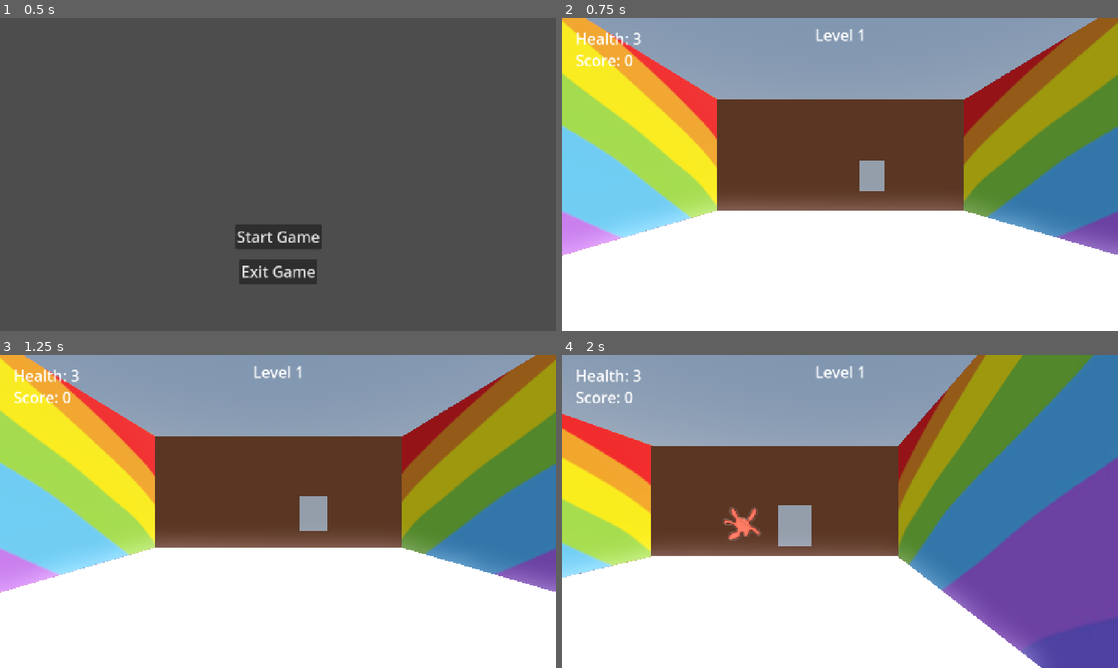
Above: before the commit, frames 1-4 (two rows, left to right).
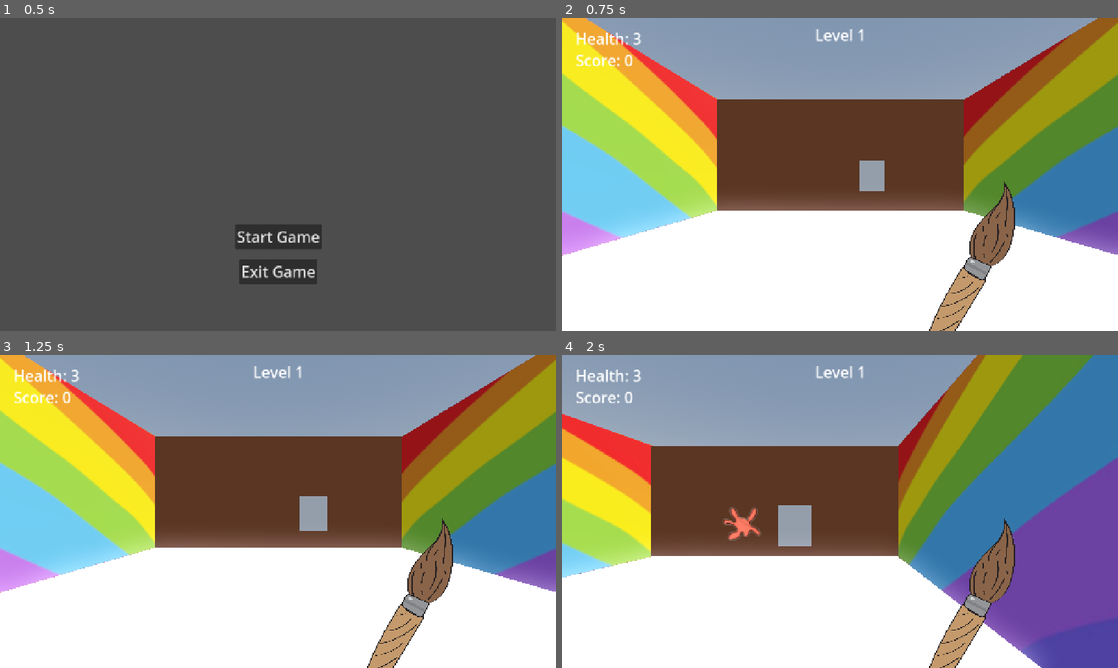
Above: after the commit, the same moments.

Repository: Ava-TU/ShooterGame_Assignment
Game: Godot game, scene res://Scenes/startScreen.tscn
Same seed, same stepped clock (60 frames per second), same inputs: the game is played once before the commit and once after it.
Inputs (mouse positions are in pixels of both pictures, inside the frame that each line leads up to):
- Up to frame 1 (0.5 s): no input
- Up to frame 2 (0.75 s): click "Start Game" at 0.5 s
- Up to frame 3 (1.25 s): no input
- Up to frame 4 (2 s): tap Enter (ui_accept) at 1.25, 1.52 s; move the mouse to (962, 495) at 1.27 s; hold D (right) from 1.28 s (still down); click (962, 495) at 1.35 s

Frame 1 is identical in both runs. In frame 2, 2.5% of the frame differs, in the area x 66-82%, y 52-100%; in frame 3, 2.5%; in frame 4, 2.5%.

Commit message:
Added in paintbrush & its animation

Diff:
--- a/shooter_assignment/Scenes/Level.tscn
+++ b/shooter_assignment/Scenes/Level.tscn
@@ -1,9 +1,11 @@
-[gd_scene load_steps=29 format=3 uid="uid://c0nxs5pr1f0nm"]
+[gd_scene load_steps=35 format=3 uid="uid://c0nxs5pr1f0nm"]
 
 [ext_resource type="Script" uid="uid://8daxxtrnymyh" path="res://Scripts/character_body_3d.gd" id="1_0ba56"]
 [ext_resource type="Script" uid="uid://bsywtbe5myvn0" path="res://Scripts/Global.gd" id="1_133si"]
 [ext_resource type="Script" uid="uid://dsir5hxykiykw" path="res://Scripts/level.gd" id="1_vsvp5"]
+[ext_resource type="Texture2D" uid="uid://23sevxntbggi" path="res://Sprites/PaintbrushFrameOne.png" id="2_b10nm"]
 [ext_resource type="PackedScene" uid="uid://1hqernw13xk1" path="res://Modules/canvas1.tscn" id="2_tj5wv"]
+[ext_resource type="Script" uid="uid://ck40pt3ragnx6" path="res://Scenes/paintbrush_anim.gd" id="3_fhlu0"]
 [ext_resource type="PackedScene" uid="uid://b0u8o58y6hb3a" path="res://Modules/canvas2.tscn" id="3_ienac"]
 [ext_resource type="PackedScene" uid="uid://dpjgjcup7kugf" path="res://Modules/canvas3.tscn" id="4_5rrr5"]
 [ext_resource type="PackedScene" uid="uid://c4euft6u77gs7" path="res://Modules/canvas4.tscn" id="5_or7tv"]
@@ -11,6 +13,72 @@
 [ext_resource type="Texture2D" uid="uid://cup1nymyvkhxi" path="res://Textures/RainbowTexture.jpg" id="8_5rrr5"]
 [ext_resource type="AudioStream" uid="uid://3yp78dvtl3db" path="res://Sounds/Mozart's The Magic Flute (Overture), K. 620 - WOLFGANG AMADEUS MOZART #music #classical.mp3" id="9_esopp"]
 [ext_resource type="AudioStream" uid="uid://rmyqq8qtj6l1" path="res://Sounds/PaintSplat.wav" id="10_133si"]
+
+[sub_resource type="Animation" id="Animation_fhlu0"]
+resource_name = "PaintbrushIdle"
+loop_mode = 1
+tracks/0/type = "value"
+tracks/0/imported = false
+tracks/0/enabled = true
+tracks/0/path = NodePath("PaintbrushOne:position")
+tracks/0/interp = 1
+tracks/0/loop_wrap = true
+tracks/0/keys = {
+"times": PackedFloat32Array(0, 0.5, 1),
+"transitions": PackedFloat32Array(1, 1, 1),
+"update": 0,
+"values": [Vector2(949, 567), Vector2(949, 544), Vector2(949, 567)]
+}
+
+[sub_resource type="Animation" id="Animation_b10nm"]
+length = 0.001
+tracks/0/type = "value"
+tracks/0/imported = false
+tracks/0/enabled = true
+tracks/0/path = NodePath("PaintbrushOne:position")
+tracks/0/interp = 1
+tracks/0/loop_wrap = true
+tracks/0/keys = {
+"times": PackedFloat32Array(0),
+"transitions": PackedFloat32Array(1),
+"update": 0,
+"values": [Vector2(949, 567)]
+}
+tracks/1/type = "value"
+tracks/1/imported = false
+tracks/1/enabled = true
+tracks/1/path = NodePath("PaintbrushOne:rotation")
+tracks/1/interp = 1
+tracks/1/loop_wrap = true
+tracks/1/keys = {
+"times": PackedFloat32Array(0),
+"transitions": PackedFloat32Array(1),
+"update": 0,
+"values": [0.0]
+}
+
+[sub_resource type="Animation" id="Animation_nrlyp"]
+resource_name = "PaintbrushClick"
+length = 0.2
+tracks/0/type = "value"
+tracks/0/imported = false
+tracks/0/enabled = true
+tracks/0/path = NodePath("PaintbrushOne:rotation")
+tracks/0/interp = 1
+tracks/0/loop_wrap = true
+tracks/0/keys = {
+"times": PackedFloat32Array(0, 0.1, 0.2),
+"transitions": PackedFloat32Array(1, 1, 1),
+"update": 0,
+"values": [0.0, -0.865329, 0.0]
+}
+
+[sub_resource type="AnimationLibrary" id="AnimationLibrary_bktio"]
+_data = {
+&"PaintbrushClick": SubResource("Animation_nrlyp"),
+&"PaintbrushIdle": SubResource("Animation_fhlu0"),
+&"RESET": SubResource("Animation_b10nm")
+}
 
 [sub_resource type="ProceduralSkyMaterial" id="ProceduralSkyMaterial_0ba56"]
 sky_horizon_color = Color(0.662243, 0.671743, 0.686743, 1)
@@ -99,6 +167,18 @@
 theme_override_font_sizes/font_size = 35
 text = "Level 1"
 
+[node name="PaintbrushOne" type="Sprite2D" parent="CanvasLayer"]
+position = Vector2(949, 567)
+scale = Vector2(0.229209, 0.229209)
+texture = ExtResource("2_b10nm")
+
+[node name="PaintbrushAnim" type="AnimationPlayer" parent="CanvasLayer"]
+libraries = {
+&"": SubResource("AnimationLibrary_bktio")
+}
+speed_scale = 0.5
+script = ExtResource("3_fhlu0")
+
 [node name="LevelStuff" type="Node3D" parent="."]
 transform = Transform3D(1, 0, 0, 0, 1, 0, 0, 0, 1, 0, 3.26448, -13.8366)
 script = ExtResource("1_vsvp5")
--- /dev/null
+++ b/shooter_assignment/Scenes/paintbrush_anim.gd
@@ -0,0 +1,10 @@
+extends AnimationPlayer
+
+
+# Called when the node enters the scene tree for the first time.
+func _ready() -> void:
+	speed_scale = 0.5
+	#play("PaintbrushIdle")
+func _process(_delta: float) -> void:
+	if (Input.is_action_just_pressed("shoot")):
+		play("PaintbrushClick")
--- a/shooter_assignment/Scripts/character_body_3d.gd
+++ b/shooter_assignment/Scripts/character_body_3d.gd
@@ -7,6 +7,7 @@
 var paintBullet = load("res://Scenes/paint.tscn")
 var instance
 @onready var pos = $paintSpawn
+@onready var anim = $"../CanvasLayer/PaintbrushAnim"
 
 func _physics_process(delta: float) -> void:
 
@@ -21,6 +22,7 @@
 		instance.transform.basis = pos.global_transform.basis
 		get_parent().add_child(instance)
 		$PaintSplatAudio.playing = true
+
 
 	# Add the gravity.
 	if not is_on_floor():
Not shown, added: shooter_assignment/Scenes/paintbrush_anim.gd.uid
Binary file added: shooter_assignment/Sprites/PaintbrushFrameOne.png
Not shown, added: shooter_assignment/Sprites/PaintbrushFrameOne.png.import
Binary file added: shooter_assignment/Sprites/PaintbrushFrameTwo.png
Not shown, added: shooter_assignment/Sprites/PaintbrushFrameTwo.png.import
